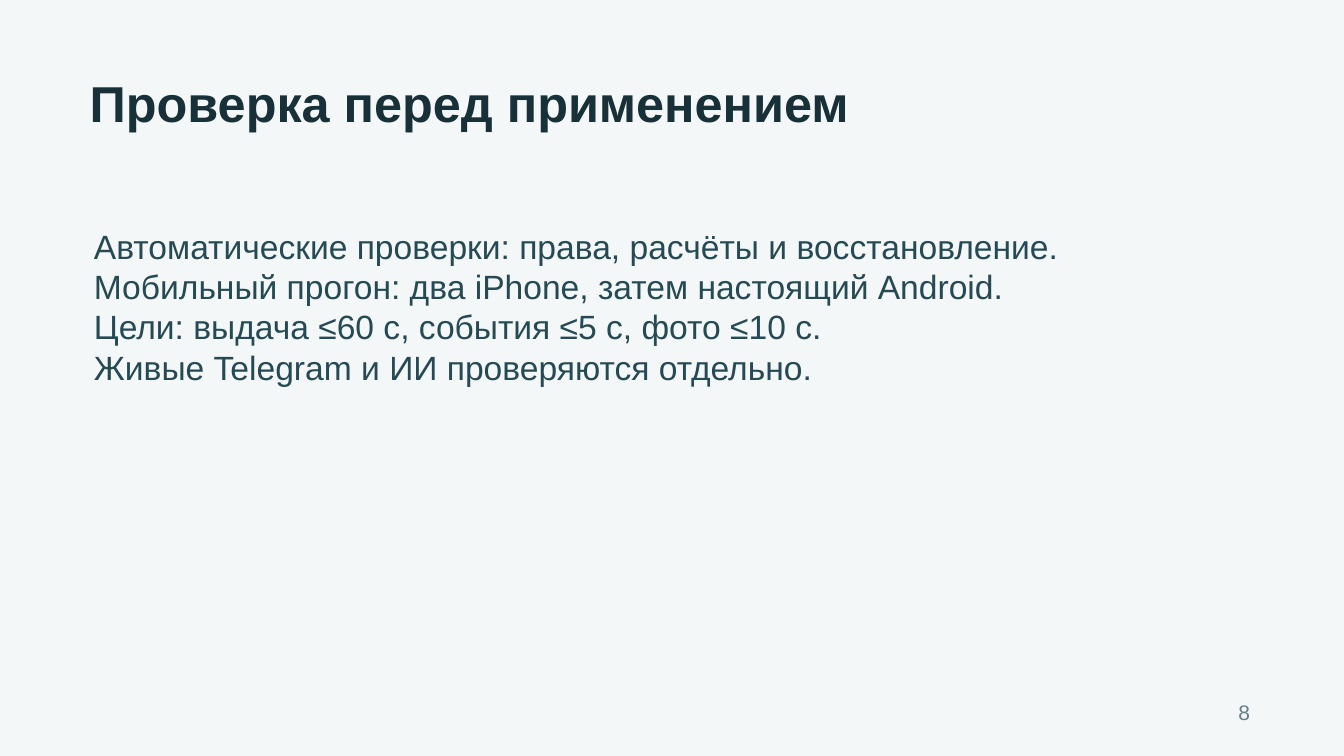
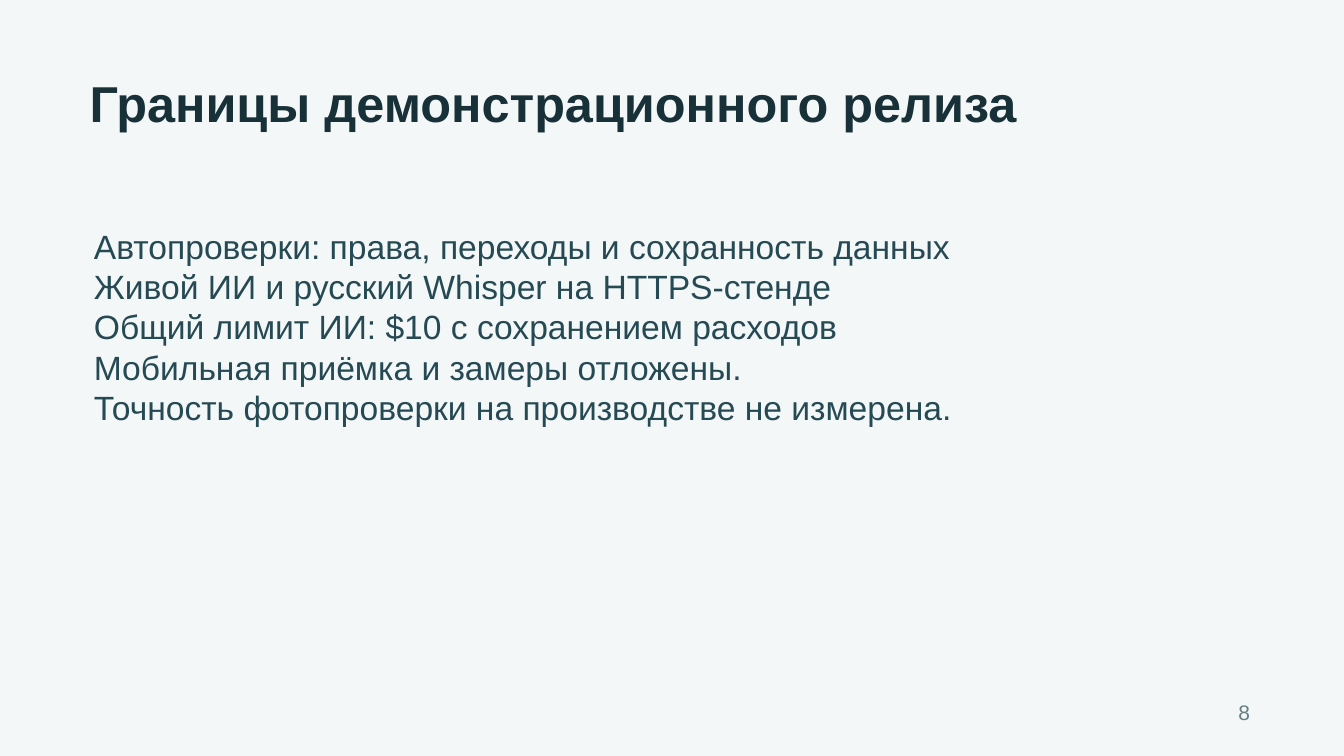
Before and after one commit to Ak1tava/QostHubHack, a slide deck: slide 8 of docs/delivery/presentation.pptx. Drawn at 1344x756 pixels with LibreOffice and Linux fonts; fonts in the diff are those of the drawing. Boxes give left, top, right and bottom in pixels: in the first picture for what was removed or moved away, otherwise in the second. Text is boxed around its words. In the diff, an @@ line names an element or a change of style, - is before the commit and + after.

```diff
--- a/docs/delivery/presentation.pptx
+++ b/docs/delivery/presentation.pptx
@@ text at (x1=90, y1=87, x2=1016, y2=132): text changed @@
-Проверка перед применением
+Границы демонстрационного релиза
@@ text at (x1=94, y1=236, x2=951, y2=427): text changed @@
-Автоматические проверки: права, расчёты и восстановление.
-Мобильный прогон: два iPhone, затем настоящий Android.
-Цели: выдача ≤60 с, события ≤5 с, фото ≤10 с.
-Живые Telegram и ИИ проверяются отдельно.
+Автопроверки: права, переходы и сохранность данных
+Живой ИИ и русский Whisper на HTTPS-стенде
+Общий лимит ИИ: $10 с сохранением расходов
+Мобильная приёмка и замеры отложены.
+Точность фотопроверки на производстве не измерена.
```
Also in this commit, not shown: 2 other slides changed, 2 other files.
